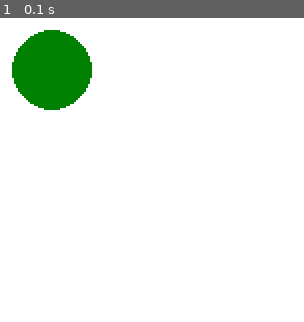
Above: before the commit, frame 1.
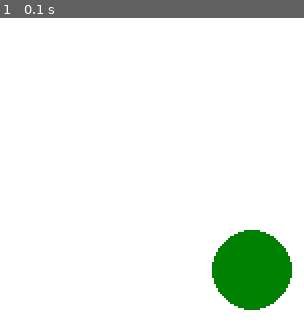
Above: after the commit, the same moment.

Repository: gcairns117/OnlineLearningProjects
Game: pygame game, started from OnlineLearningProjects/flappy.py
Same seed, same stepped clock (60 frames per second), same inputs: the game is played once before the commit and once after it.
Inputs:
- Up to frame 1 (0.1 s): no input

The runs differ from the first frame. In frame 1, 11% of the frame differs, in the area x 3-97%, y 3-97%.

Commit message:
flappy setup fixed

Diff:
--- a/OnlineLearningProjects/flappy.py
+++ b/OnlineLearningProjects/flappy.py
@@ -34,7 +34,7 @@
     screen.fill((255, 255, 255))    # takes tuple rgb colour value
 
     # Draw a solid blue circle in the center
-    pygame.draw.circle(screen, (0, 128, 0), (300, 300), 20)    #aruguement for where to draw, rgb value colour, where centre will be, and radius of circle.
+    pygame.draw.circle(screen, (0, 128, 0), (400, 400), 20)    #aruguement for where to draw, rgb value colour, where centre will be, and radius of circle.
 
     #Flip the display
     pygame.display.flip()
